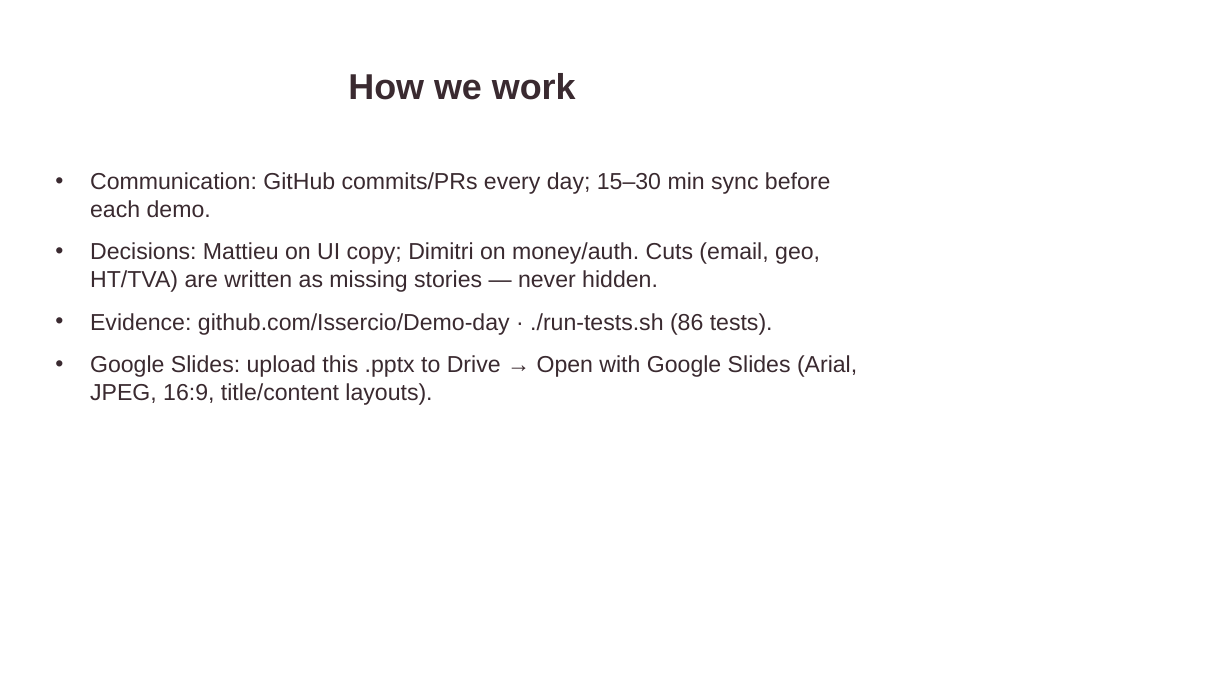
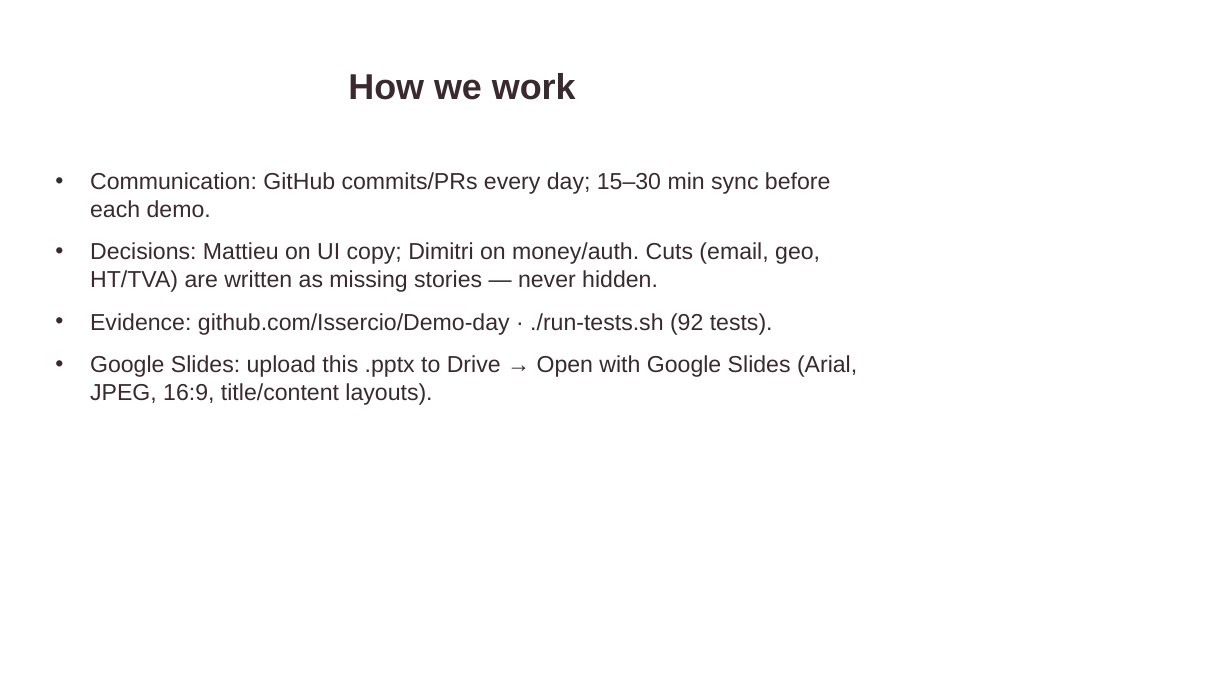
Before and after one commit to Issercio/Demo-day, a slide deck: slide 3 of docs/presentation/Pivoine-Lilas.pptx. Drawn at 1232x693 pixels with LibreOffice and Linux fonts; fonts in the diff are those of the drawing. Boxes give left, top, right and bottom in pixels: in the first picture for what was removed or moved away, otherwise in the second. Text is boxed around its words. In the diff, an @@ line names an element or a change of style, - is before the commit and + after.

```diff
--- a/docs/presentation/Pivoine-Lilas.pptx
+++ b/docs/presentation/Pivoine-Lilas.pptx
@@ text at <box>90,313,773,335</box>: text changed @@
-• Evidence: github.com/Issercio/Demo-day · ./run-tests.sh (86 tests).
+• Evidence: github.com/Issercio/Demo-day · ./run-tests.sh (92 tests).
```
Also in this commit, not shown: 7 other slides changed, 30 other files.
